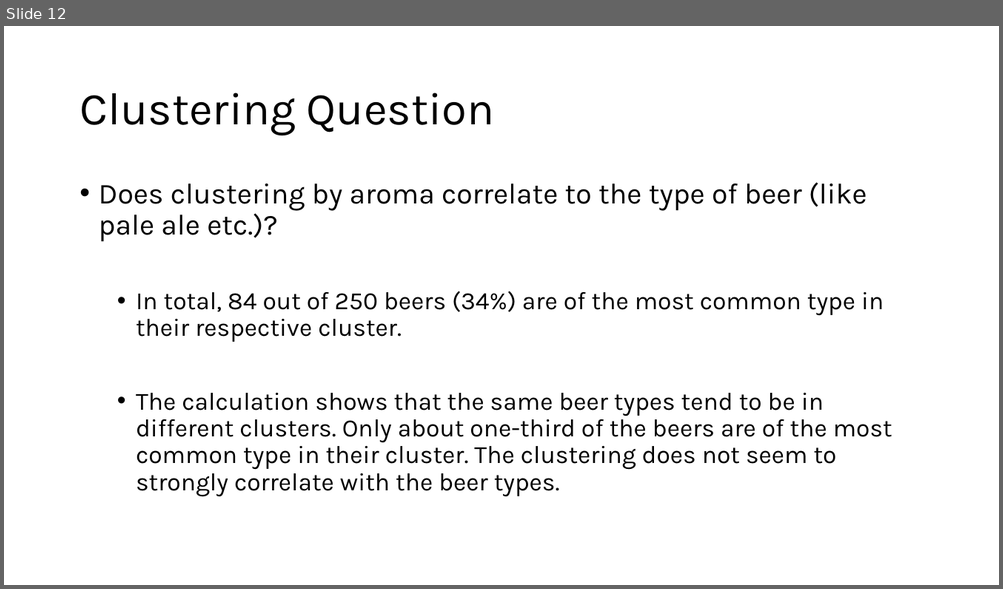
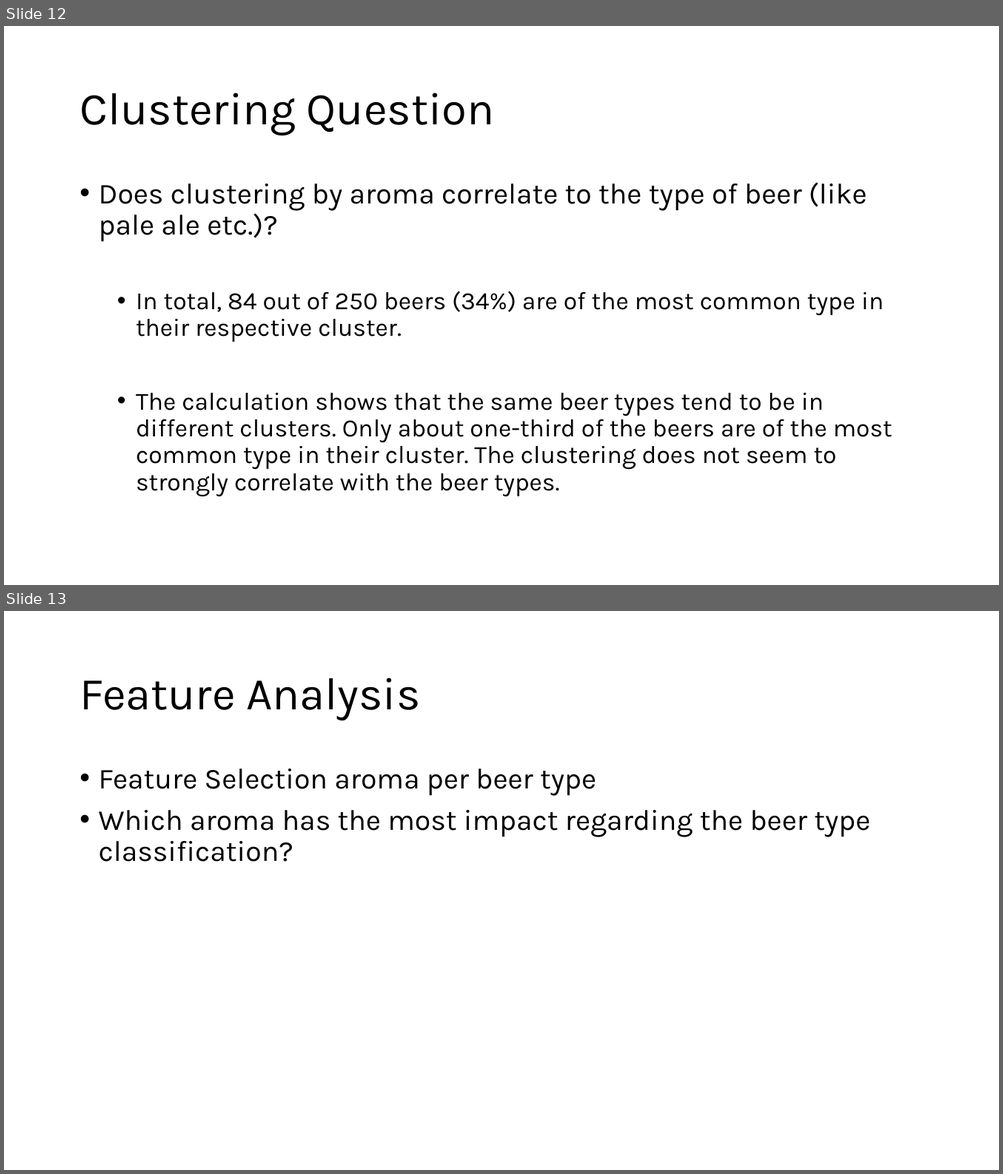
Before and after one commit to XaverB/dmml-beer, a slide deck: presentation/Beer.pptx. Shown one above the other, each under a label of ours: slide 12 before the commit, slides 12 and 13 after it. The pictures are 1003x589 and 1003x1174 pixels, drawn with LibreOffice and Linux fonts; fonts in the diff are those of the drawing. Boxes give left, top, right and bottom in pixels: in the first picture for what was removed or moved away, otherwise in the second. Text is boxed around its words. In the diff, an @@ line names an element or a change of style, - is before the commit and + after.

Commit message:
Presentation

```diff
--- a/presentation/Beer.pptx
+++ b/presentation/Beer.pptx
@@ slide 13 added at [4,611,999,1170], background #FFFFFF @@
@@ title added at [79,678,420,721], 44 pt, text #000000 @@
+Feature Analysis
@@ text added at [99,769,870,862], 28 pt, text #000000 @@
+• Feature Selection aroma per beer type
+• Which aroma has the most impact regarding the beer type classification?
```
Also in this commit, not shown: 3 other slides added, 1 other file.
